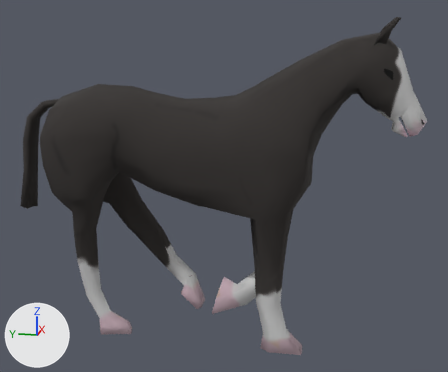
What one commit did to the FBX model FBX/Horse_Walk.fbx.
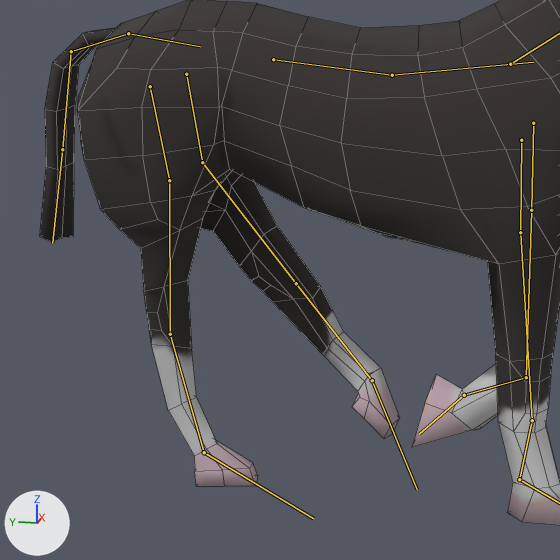
Old and new are each drawn whole from a 50 mm camera at (-3.44, -0.95, 1.8) aimed at (0.02, -0.26, 0.94) and again close up on the part from 0% to 64% of the width and 23% to 100% of the height. Arrows for +X, +Y and +Z are at lower left; the lights stay in place. Both versions are drawn at frame 39 of the action 'Horse_Walk'; the numbers are the values there. The bones that bend it are drawn over the model as lines in the close-ups. The close-ups show mesh edges as thin lines.

Objects in the first close-up: 'MESH_Horse'.
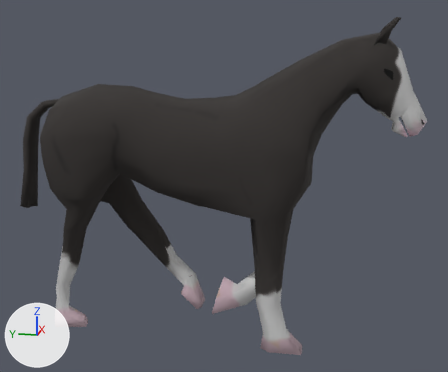
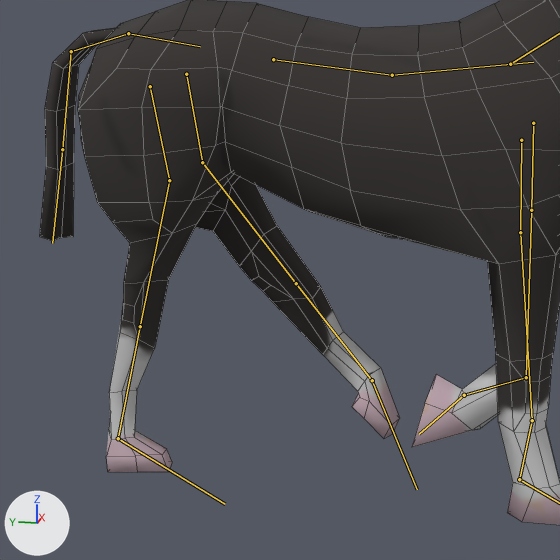
Pixel boxes (x1, y1, x2, y2) of what changed, in the close-ups (560 x 560 px):
'MESH_Horse', posed: (40, 0, 560, 525) in both
bone 'DEF_Gaskin.R', root to tip: before (169, 180) to (170, 334); after (169, 180) to (140, 326)
bone 'DEF_RearCannon.R', root to tip: before (170, 334) to (204, 452); after (140, 326) to (118, 438)
bone 'DEF_RearHoof.R', root to tip: before (204, 452) to (313, 518); after (118, 438) to (225, 504)

Diff of the bpy script that builds the scene:
```diff
--- a/FBX/Horse_Walk.fbx.py
+++ b/FBX/Horse_Walk.fbx.py
@@ bone_def_gaskin_r @@
 bone_def_gaskin_r = bpy.data.objects['Bip01'].pose.bones['DEF_Gaskin.R']  # child of 'DEF_Pelvis.R'
-bone_def_gaskin_r.rotation_quaternion = (0.979, -0.206, -0.001, -0.003)  # degrees (-24, 0, 0)
+bone_def_gaskin_r.rotation_quaternion = (0.995, -0.104, -0.004, -0.004)  # degrees (-12, -1, 0)
@@ bone_def_rearcannon_r @@
 bone_def_rearcannon_r = bpy.data.objects['Bip01'].pose.bones['DEF_RearCannon.R']  # child of 'DEF_Gaskin.R'
-bone_def_rearcannon_r.rotation_quaternion = (0.997, 0.077, 0.0, 0.005)  # degrees (9, 0, 1)
+bone_def_rearcannon_r.rotation_quaternion = (0.977, 0.214, 0.0, 0.013)  # degrees (25, 0, 1)
@@ bone_def_rearhoof_r @@
 bone_def_rearhoof_r = bpy.data.objects['Bip01'].pose.bones['DEF_RearHoof.R']  # child of 'DEF_RearCannon.R'
-bone_def_rearhoof_r.rotation_quaternion = (0.994, 0.111, 0.002, -0.001)  # degrees (13, 0, 0)
+bone_def_rearhoof_r.rotation_quaternion = (0.992, -0.129, 0.007, 0.005)  # degrees (-15, 1, 0)
```
